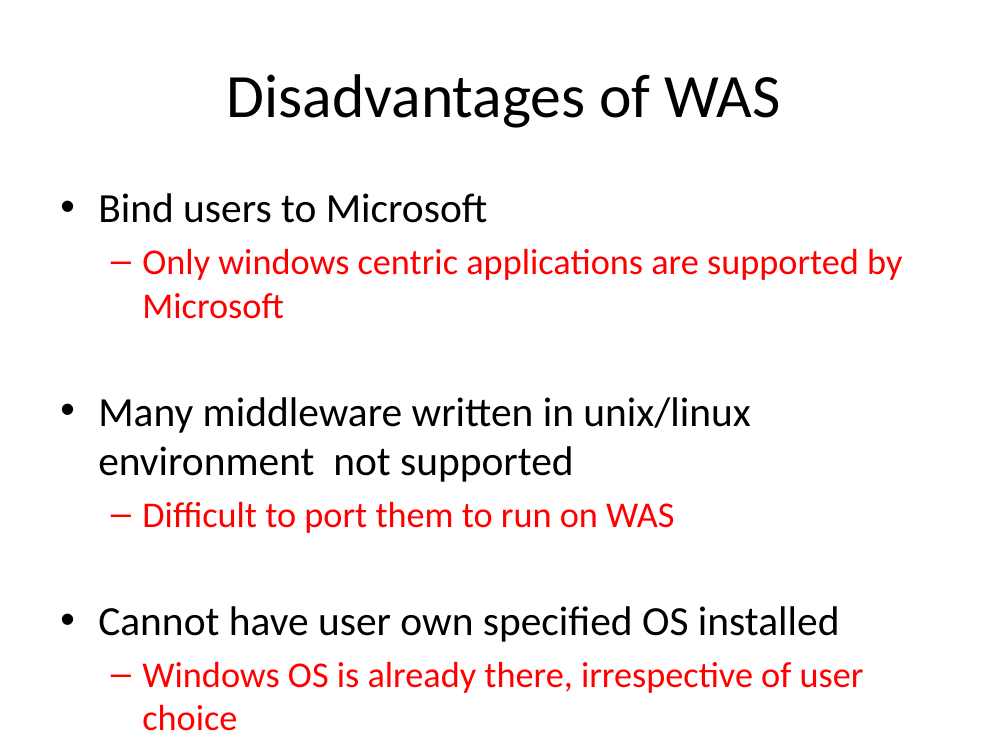
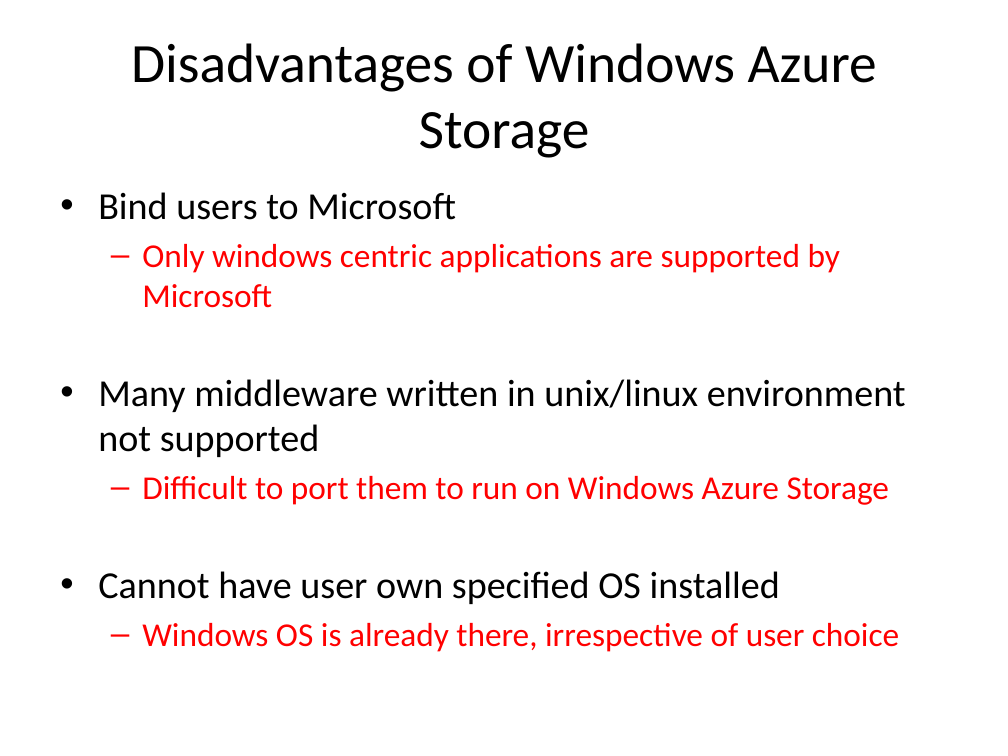
Before and after one commit to pnquanganh/distributed-storage-system, a slide deck: slide 20 of Paper Presentation/Merge.pptx. Drawn at 1008x756 pixels with LibreOffice and Linux fonts; fonts in the diff are those of the drawing. Boxes give left, top, right and bottom in pixels: in the first picture for what was removed or moved away, otherwise in the second. Text is boxed around its words. In the diff, an @@ line names an element or a change of style, - is before the commit and + after.

```diff
--- a/Paper Presentation/Merge.pptx
+++ b/Paper Presentation/Merge.pptx
@@ title at <box>131,43,877,158</box>: text changed; size 44 to 39.6 pt @@
-Disadvantages of WAS
+Disadvantages of Windows Azure Storage
@@ text at <box>98,192,906,652</box>: size 29.6 to 27.2 pt in "Bind users to Microsoft", "Many middleware written in unix/linux environment not ...", "Cannot have user own specified OS installed"; size 25.9 to 23.8 pt in "Only windows centric applications are supported by ...", "Windows OS is already there, irrespective of ..." @@
@@ text at <box>142,476,889,505</box>: text changed; size 25.9 to 23.8 pt @@
-  – Difficult to port them to run on WAS
+  – Difficult to port them to run on Windows Azure Storage
```
Also in this commit, not shown: 3 other slides changed.
